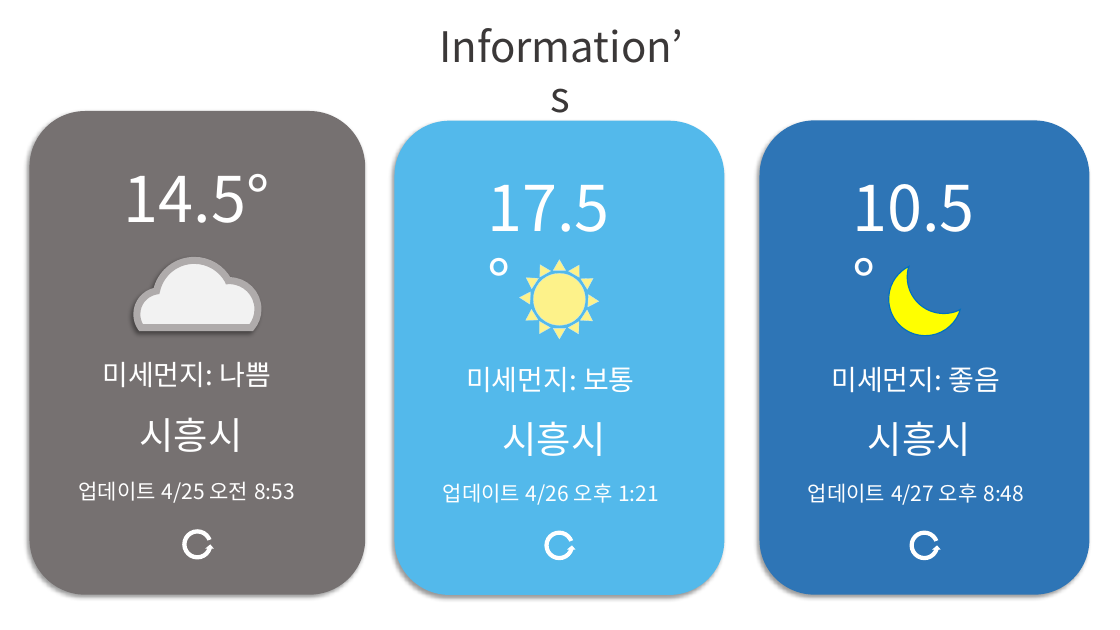
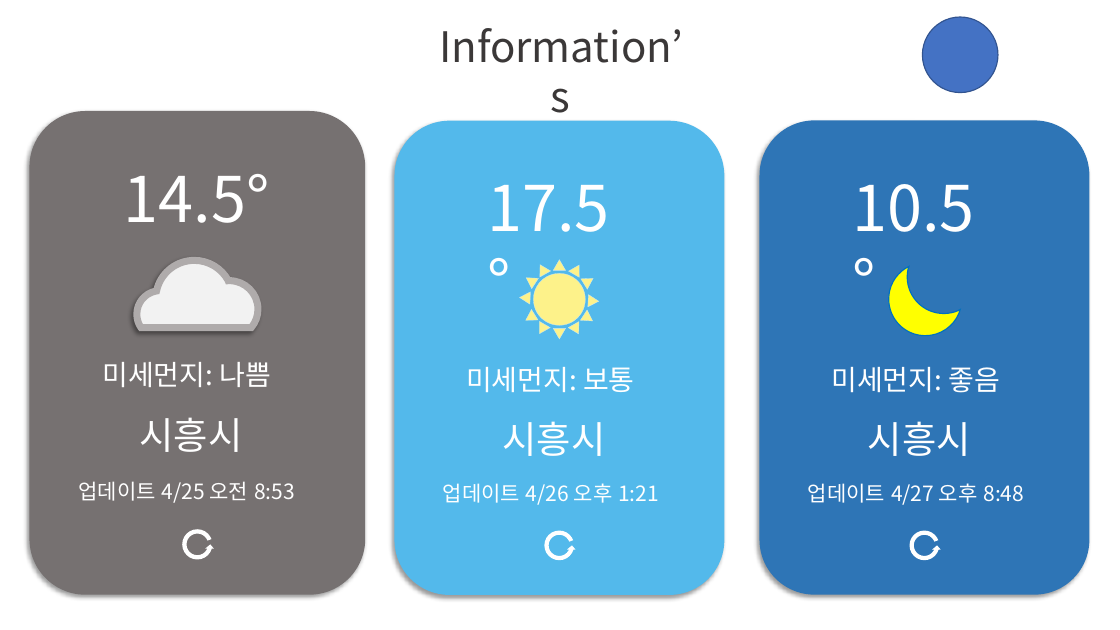
Before and after one commit to mydreamshine/Wetherforecast, a slide deck: slide 3 of PPT/미세한 날씨 리소스 제작.pptx. Drawn at 1120x630 pixels with LibreOffice and Linux fonts; fonts in the diff are those of the drawing. Boxes give left, top, right and bottom in pixels: in the first picture for what was removed or moved away, otherwise in the second. Text is boxed around its words. In the diff, an @@ line names an element or a change of style, - is before the commit and + after.

```diff
--- a/PPT/미세한 날씨 리소스 제작.pptx
+++ b/PPT/미세한 날씨 리소스 제작.pptx
@@ ellipse added at <box>923,17,998,92</box>, fill #4472C4, outline #325491 1 pt @@
```
Also in this commit, not shown: 2 other slides changed, 1 other file.
